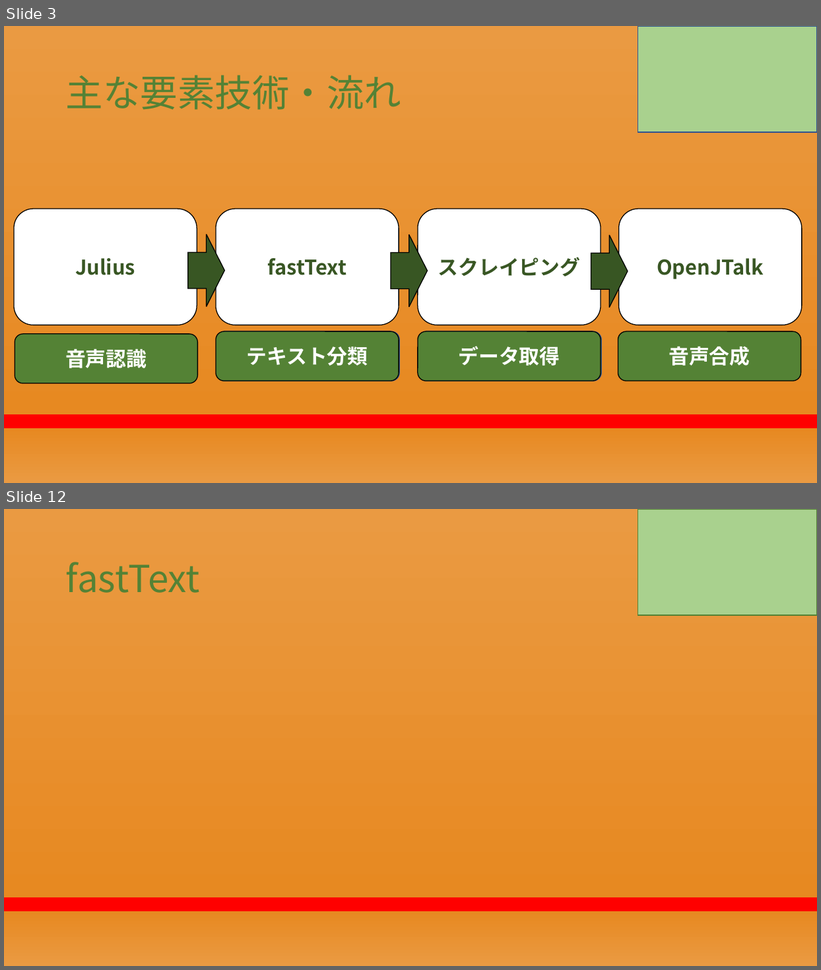
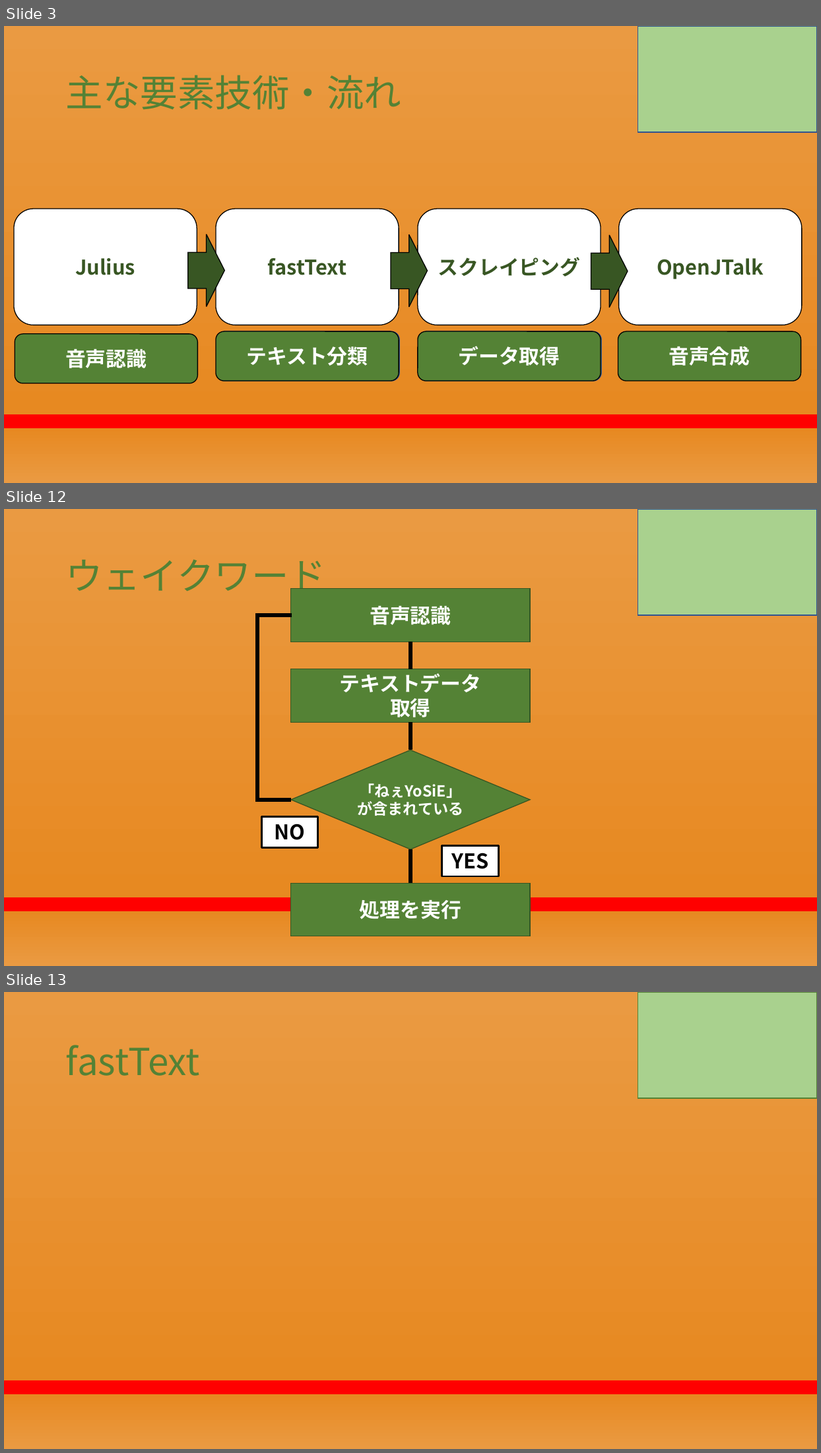
Before and after one commit to RikiishiSuzunosuke/AIspeaker_yosie, a slide deck: presentation/第二回プレゼン_アウトライン.pptx. Shown one above the other, each under a label of ours: slides 3 and 12 before the commit, slides 3, 12 and 13 after it; the slides between them are not shown. The pictures are 821x970 and 821x1453 pixels, drawn with LibreOffice and Linux fonts; fonts in the diff are those of the drawing. Boxes give left, top, right and bottom in pixels: in the first picture for what was removed or moved away, otherwise in the second. Text is boxed around its words. In the diff, an @@ line names an element or a change of style, - is before the commit and + after.

```diff
--- a/presentation/第二回プレゼン_アウトライン.pptx
+++ b/presentation/第二回プレゼン_アウトライン.pptx
@@ slide 12 added at [4,509,817,966], background gradient #EA9A42 to #E78921 to #FF0000 @@
@@ rectangle added at [638,509,817,615], fill #A9D18E, outline #325491 1 pt @@
@@ title added at [66,559,326,599], 44 pt, text #548235 @@
+ウェイクワード
@@ rectangle added at [291,589,531,642], fill #548235, outline #385723 1 pt, 24 pt, text #FFFFFF, bold @@
+音声認識
@@ elbow line added from (292, 615) to (291, 800), #000000 4.5 pt @@
@@ line added from (411, 642) to (411, 669), #000000 4.5 pt @@
@@ rectangle added at [291,669,531,722], fill #548235, outline #385723 1 pt, 24 pt, text #FFFFFF, bold @@
+テキストデータ
+取得
@@ line added from (411, 722) to (411, 751), #000000 4.5 pt @@
@@ diamond added at [291,751,531,850], fill #548235, outline #385723 1 pt, 18 pt, text #FFFFFF, bold @@
+「ねぇYoSiE」
+が含まれている
@@ rectangle added at [261,817,318,848], fill #FFFFFF, outline #000000 2.25 pt, 24 pt, text #000000, bold @@
+NO
@@ line added from (411, 883) to (411, 850), #000000 4.5 pt @@
@@ rectangle added at [443,846,499,876], fill #FFFFFF, outline #000000 2.25 pt, 24 pt, text #000000, bold @@
+YES
@@ rectangle added at [291,883,531,937], fill #548235, outline #385723 1 pt, 24 pt, text #FFFFFF, bold @@
+処理を実行
@@ what was slide 12 is now slide 13 @@
```
Also in this commit, not shown: 14 slides changed, 1 other slide added, 1 slide removed, 5 other files.
